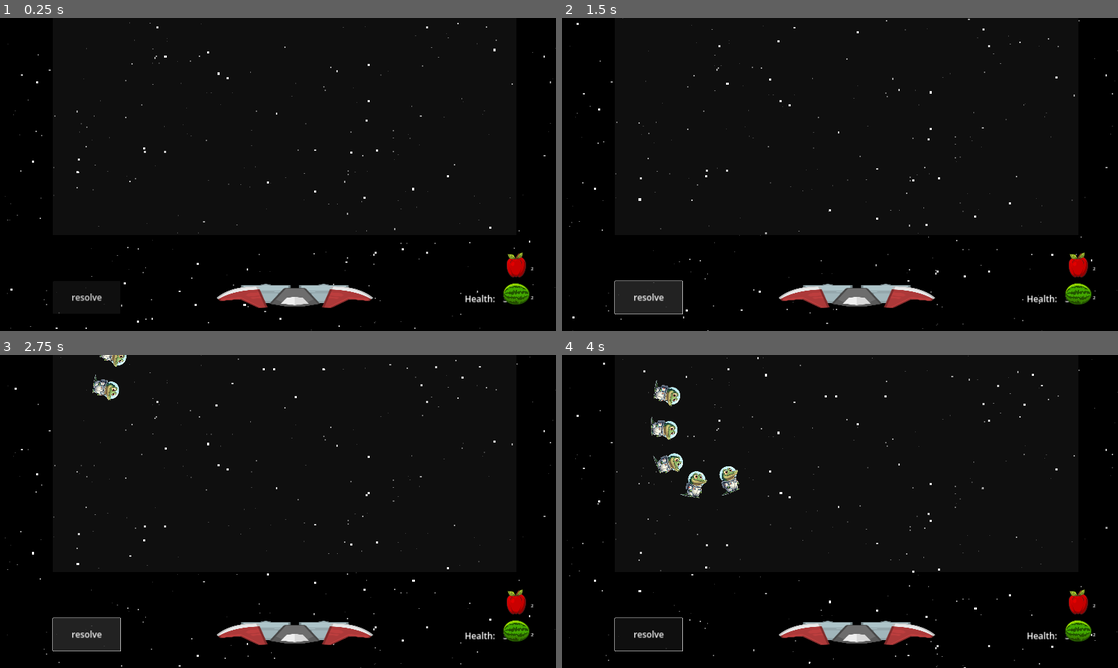
Above: before the commit, frames 1-4 (two rows, left to right).
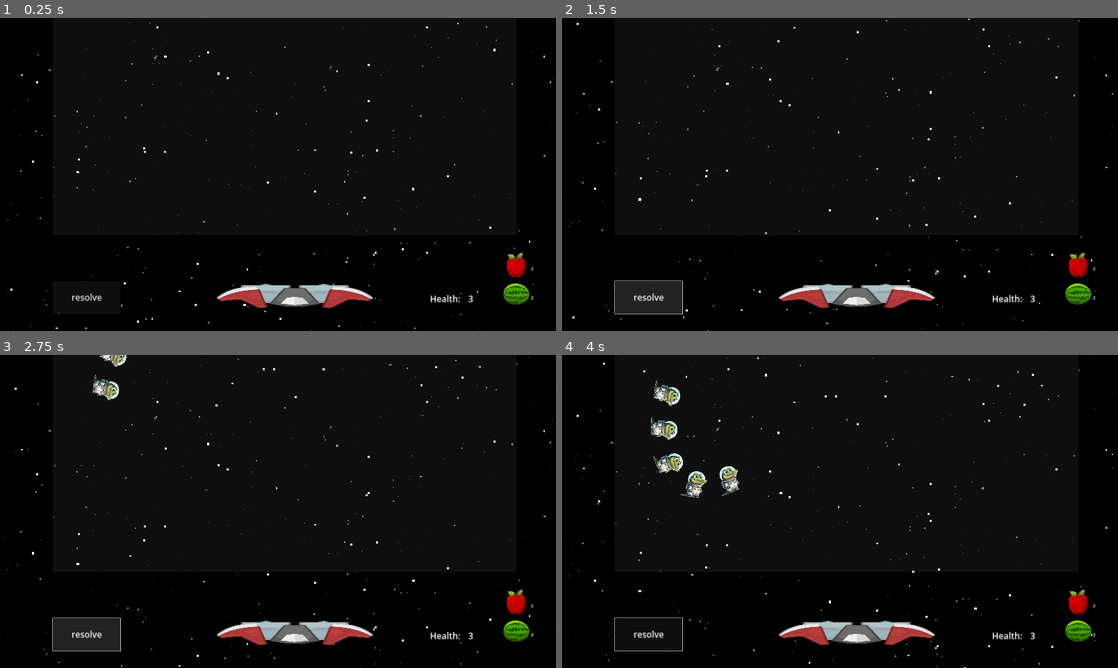
Above: after the commit, the same moments.

Repository: moby-it/cosmic-jack
Game: Godot game, scene res://main.tscn
Same seed, same stepped clock (60 frames per second), same inputs: the game is played once before the commit and once after it.
Inputs (mouse positions are in pixels of both pictures, inside the frame that each line leads up to):
- Up to frame 1 (0.25 s): no input
- Up to frame 2 (1.5 s): click "resolve" at 0.5 s; click "resolve" at 1.25 s
- Up to frame 3 (2.75 s): click "resolve" at 2 s
- Up to frame 4 (4 s): drag from (1079, 602) to (667, 386) at 2.77 s; drag from (1079, 630) to (673, 470) at 3.52 s

The runs differ from the first frame. In frame 1, 0.2% of the frame differs, in the area x 77-92%, y 88-91%; in frame 2, 0.2%; in frame 3, 0.2%; in frame 4, 0.2%.

Commit message:
wip reset game after health depleted

Diff:
--- a/globals/fruits.gd
+++ b/globals/fruits.gd
@@ -8,10 +8,13 @@
 	"apple": preload("res://fruits/apple/apple.tscn"),
 	"watermelon": preload("res://fruits/watermelon/watermelon.tscn")
 }
-var ammo = {
+var initial_ammo = {
 	"apple": 2,
 	"watermelon": 2
 }
+
+var ammo = initial_ammo
+
 var ammo_labels = {}
 
 func create_fruit_list_hud(node: Node2D):
@@ -41,3 +44,6 @@
 func add_fruit_ammo(fruit: String):
 	ammo[fruit] += 1
 	ammo_labels[fruit].text = str(ammo[fruit])
+
+func reset():
+	ammo = initial_ammo
--- a/globals/health.gd
+++ b/globals/health.gd
@@ -4,3 +4,6 @@
 
 signal enemy_passed
 signal reset
+
+func _ready() -> void:
+	reset.connect(func(): health = 3)
--- a/hud/hp.gd
+++ b/hud/hp.gd
@@ -2,6 +2,7 @@
 
 var hp = 3
 @onready var hp_label = $HP
+signal health_depleted
 
 func _ready() -> void:
 	Health.connect("enemy_passed", reduce_hp)
@@ -11,6 +12,8 @@
 	if hp > 0:
 		hp -= 1
 		hp_label.text = str(hp)
+		if hp == 0:
+			health_depleted.emit()
 
 func reset():
 	hp = 3
--- a/main.gd
+++ b/main.gd
@@ -12,6 +12,7 @@
 func _ready() -> void:
 	SelectedFruits.create_fruit_list_hud($FruitList)
 	SelectedFruits.fruit_selected.connect(_on_fruit_list_selected)
+
 
 func _input(event: InputEvent) -> void:
 	if not play_area.get_rect().has_point(get_global_mouse_position()):
@@ -102,3 +103,12 @@
 func find_fruits_under_cursor() -> Array[Node]:
 	var placed_fruits = get_tree().get_nodes_in_group("fruits").filter(func (f): return f.hovered)
 	return placed_fruits
+
+func reset():
+	SelectedFruits.reset()
+	Health.reset.emit()
+	resolving = false
+	dragging_fruits = []
+
+func _on_hp_health_depleted() -> void:
+	pass
--- a/main.tscn
+++ b/main.tscn
@@ -24,7 +24,7 @@
 metadata/_edit_use_anchors_ = true
 
 [node name="HP" parent="." groups=["hud"] instance=ExtResource("8_hcj5j")]
-position = Vector2(1605, 948)
+position = Vector2(1485, 948)
 
 [node name="Camera2D" type="Camera2D" parent="."]
 scale = Vector2(0.8, 0.8)
@@ -54,6 +54,7 @@
 metadata/_edit_lock_ = true
 
 [connection signal="resolve_wave" from="Resolve Button" to="." method="_on_resolve_resolve_wave"]
+[connection signal="health_depleted" from="HP" to="." method="_on_hp_health_depleted"]
 [connection signal="gui_input" from="play_area" to="." method="_on_play_area_gui_input"]
 [connection signal="mouse_entered" from="play_area" to="." method="_on_play_area_mouse_entered"]
 [connection signal="mouse_exited" from="play_area" to="." method="_on_play_area_mouse_exited"]
